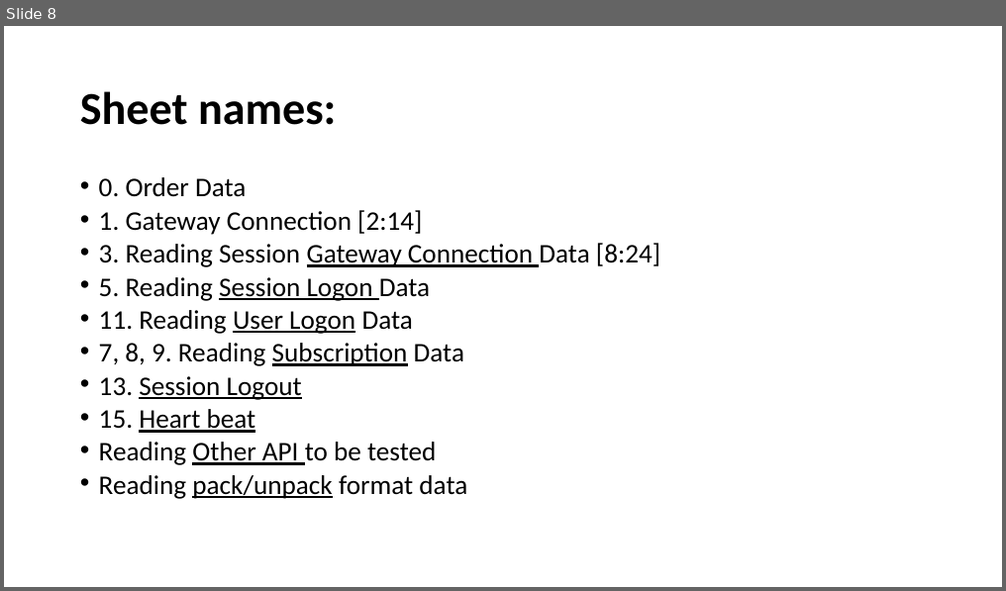
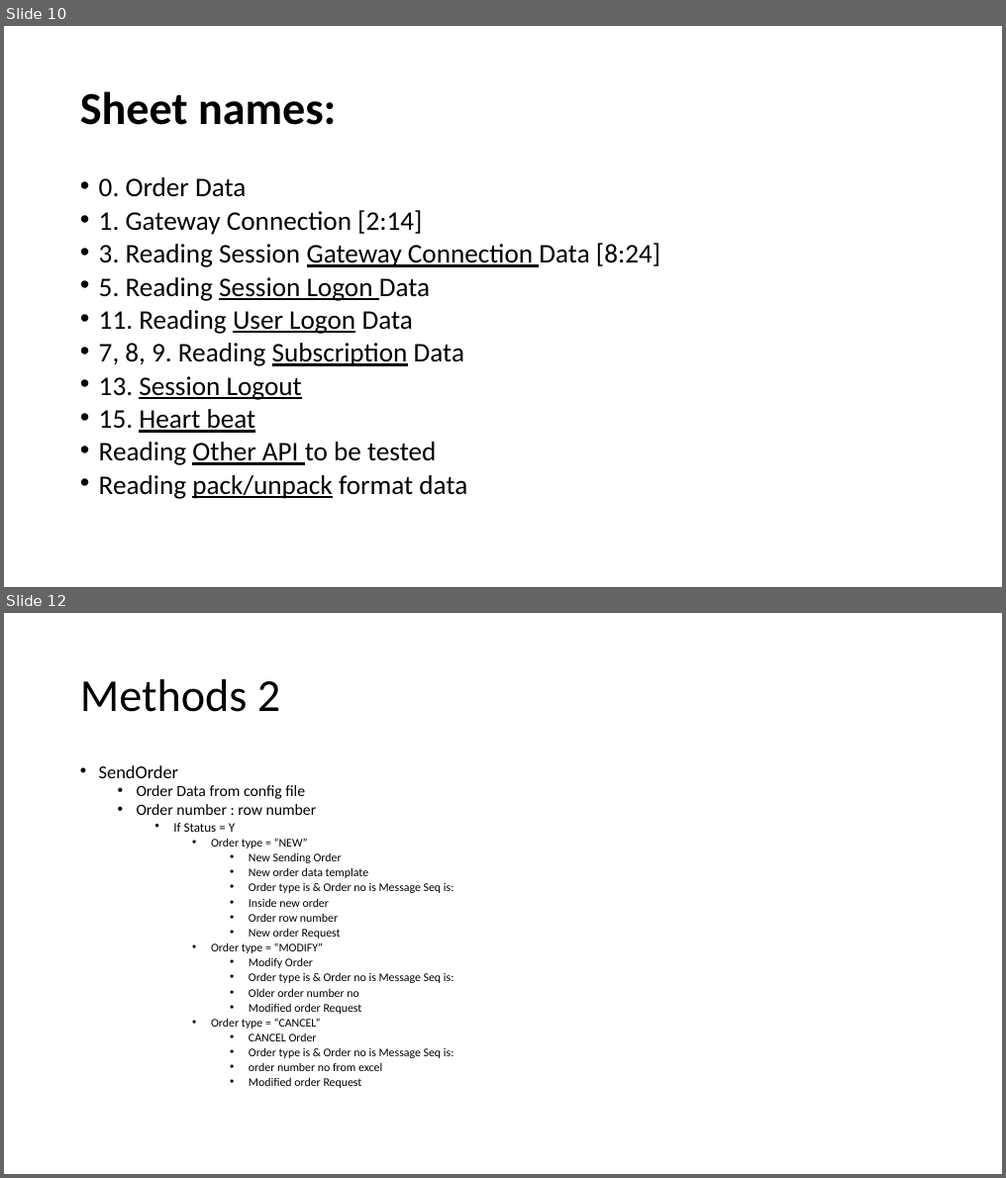
Before and after one commit to billionri/Personal-Docs, a slide deck: UAT – Functional Testing.pptx. Shown one above the other, each under a label of ours: slide 8 before the commit, slides 10 and 12 after it; the slides between them are not shown. The pictures are 1006x591 and 1006x1178 pixels, drawn with LibreOffice and Linux fonts; fonts in the diff are those of the drawing. Boxes give left, top, right and bottom in pixels: in the first picture for what was removed or moved away, otherwise in the second. Text is boxed around its words. In the diff, an @@ line names an element or a change of style, - is before the commit and + after.

```diff
--- a/UAT – Functional Testing.pptx
+++ b/UAT – Functional Testing.pptx
@@ slide 12 added at [4, 613, 1002, 1174], background #FFFFFF @@
@@ title added at [80, 679, 280, 712], 44 pt, text #000000 @@
+Methods 2
@@ text added at [99, 765, 454, 1088], 11.2 pt, text #000000 @@
+• SendOrder
+  • Order Data from config file
+  • Order number : row number
+    • If Status = Y
+      • Order type = “NEW”
+        • New Sending Order
+        • New order data template
+        • Order type is & Order no is Message Seq is:
+        • Inside new order
+        • Order row number
+        • New order Request
+      • Order type = “MODIFY”
+        • Modify Order
+        • Order type is & Order no is Message Seq is:
+        • Older order number no
+        • Modified order Request
+      • Order type = “CANCEL”
+        • CANCEL Order
+        • Order type is & Order no is Message Seq is:
+        • order number no from excel
+        • Modified order Request
@@ what was slide 8 is now slide 10 @@
```
Also in this commit, not shown: 4 slides changed, 4 other slides added.
